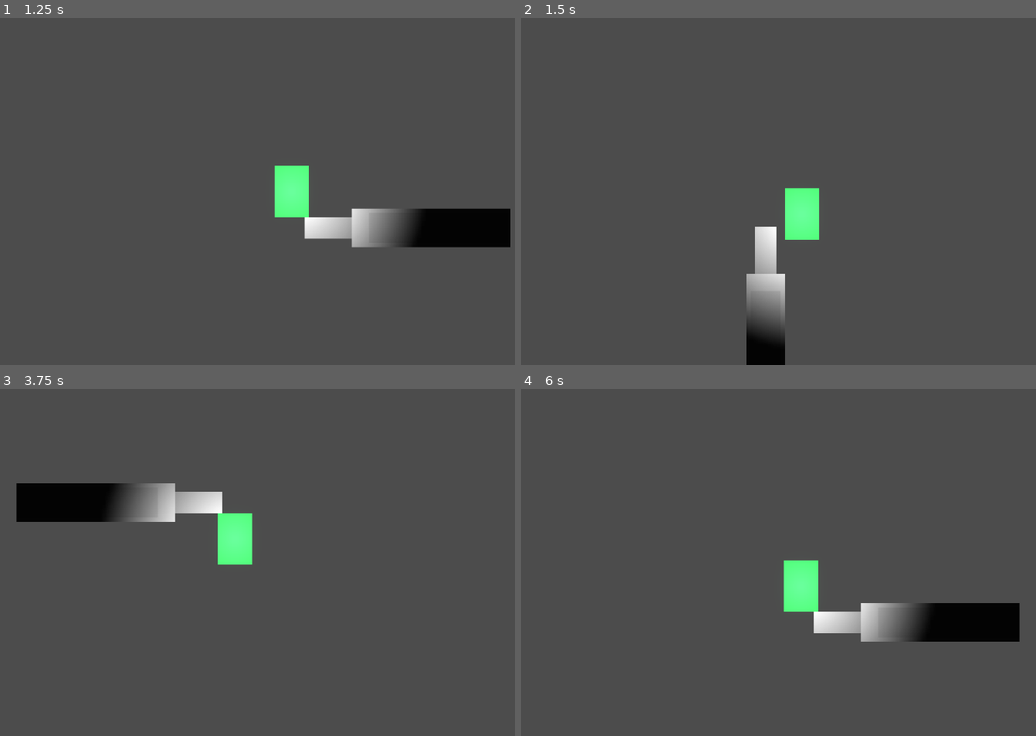
Above: before the commit, frames 1-4 (two rows, left to right).
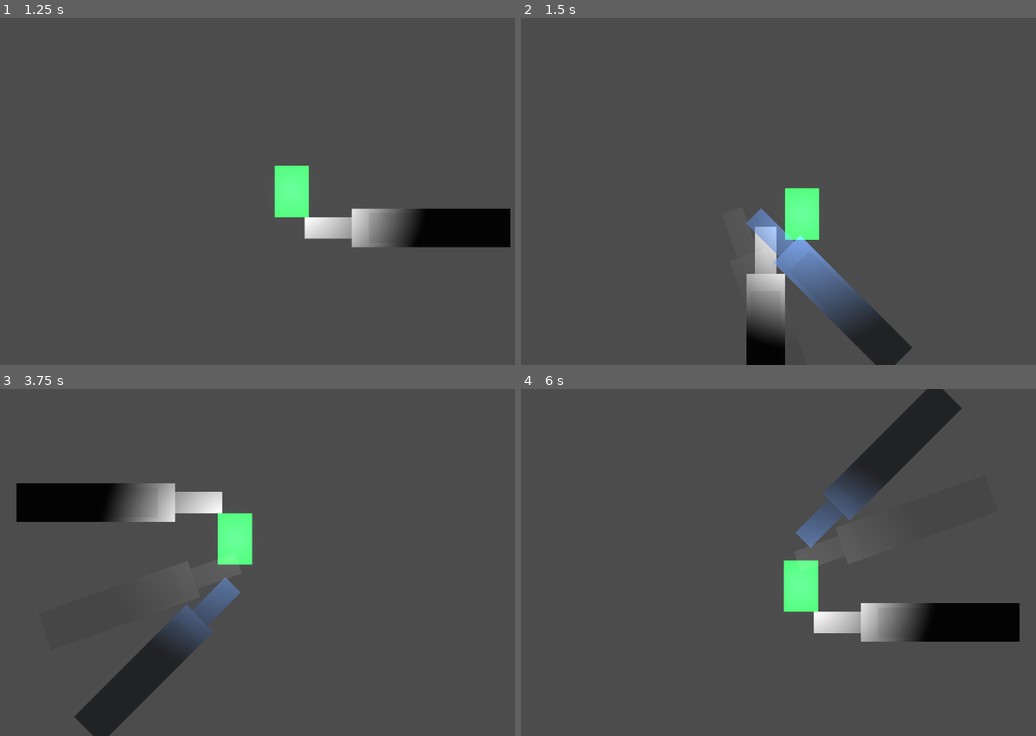
Above: after the commit, the same moments.

Repository: WMsans/top-down-rogue
Game: Godot game, scene res://scenes/main.tscn
Two runs of this game, one before a commit and one after it. Both use one fixed random seed, a clock stepped at 60 frames per second and the inputs below.
Inputs (mouse positions are in pixels of both pictures, inside the frame that each line leads up to):
- Up to frame 1 (1.25 s): tap Enter at 0.5 s; move the mouse to (391, 174) at 0.52 s; hold D from 0.53 s (still down); tap Z at 0.6 s; click (391, 174) at 0.67 s
- Up to frame 2 (1.5 s): tap Space at 1.25 s; move the mouse to (654, 208) at 1.27 s; release D at 1.28 s; hold S from 1.28 s (still down); tap X at 1.35 s
- Up to frame 3 (3.75 s): move the mouse to (319, 486) at 2.02 s; release S at 2.03 s; hold D 2.03-2.78 s; tap C at 2.1 s; move the mouse to (226, 631) at 2.77 s; hold W 2.78-3.53 s; tap Z at 2.85 s; click (226, 631) at 2.92 s; move the mouse to (442, 614) at 3.52 s; hold A from 3.53 s (still down); tap X at 3.6 s
- Up to frame 4 (6 s): move the mouse to (593, 510) at 4.27 s; tap C at 4.35 s; tap Enter at 5 s; move the mouse to (809, 562) at 5.02 s; release A at 5.03 s; hold S 5.03-5.78 s; tap Z at 5.1 s; click (809, 562) at 5.17 s; move the mouse to (685, 475) at 5.77 s; hold D from 5.78 s (still down); tap X at 5.85 s

Frame 1 is identical in both runs. In frame 2, 3.6% of the frame differs, in the area x 43-77%, y 54-100%; in frame 3, 3.6%, in the area x 14-47%, y 54-100%; in frame 4, 3.6%.
Error in both runs: Cannot call method 'shader_create_from_spirv' on a null value. (res://src/core/world_manager.gd:97)

Commit message:
fix: get Trails node in setup() instead of @onready

Diff:
--- a/src/effects/melee_swing_effect.gd
+++ b/src/effects/melee_swing_effect.gd
@@ -13,8 +13,7 @@
 	Color(1.0, 1.0, 1.0, 0.2)
 ]
 
-@onready var _trails_container: Node2D = $Trails
-
+var _trails_container: Node2D = null
 var _elapsed: float = 0.0
 var _start_angle: float = 0.0
 var _end_angle: float = 0.0
@@ -26,6 +25,7 @@
 	_weapon_texture = texture
 	_start_angle = direction.angle() - HALF_ARC
 	_end_angle = direction.angle() + HALF_ARC
+	_trails_container = $Trails
 	_spawn_trails()
 
 
